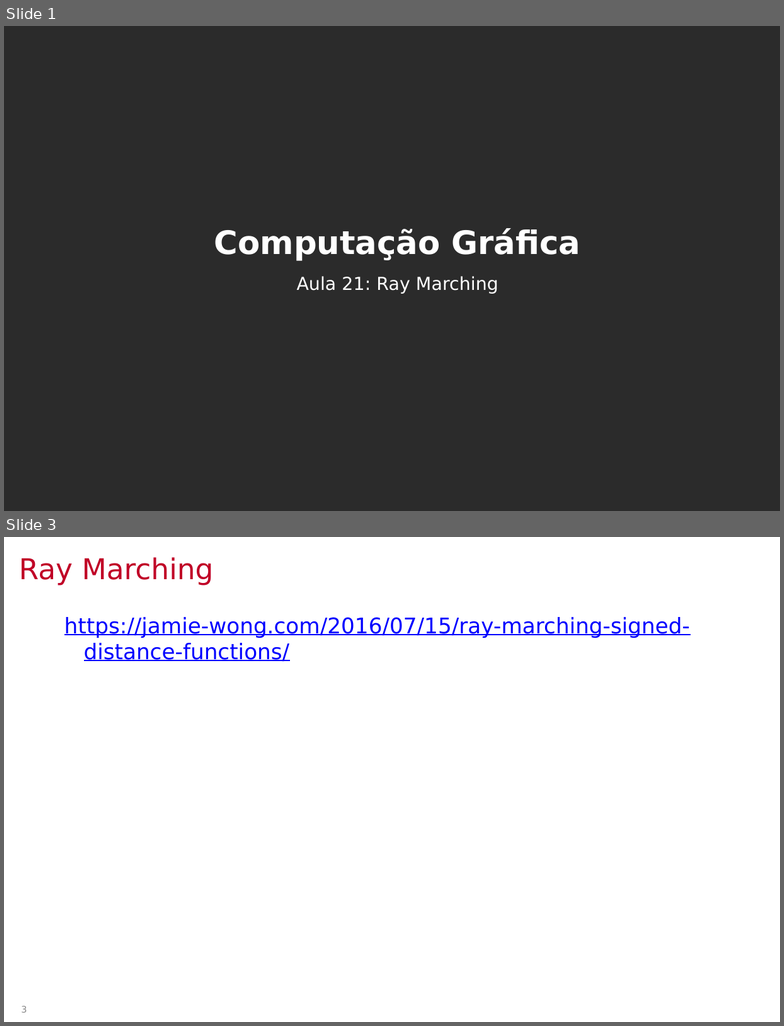
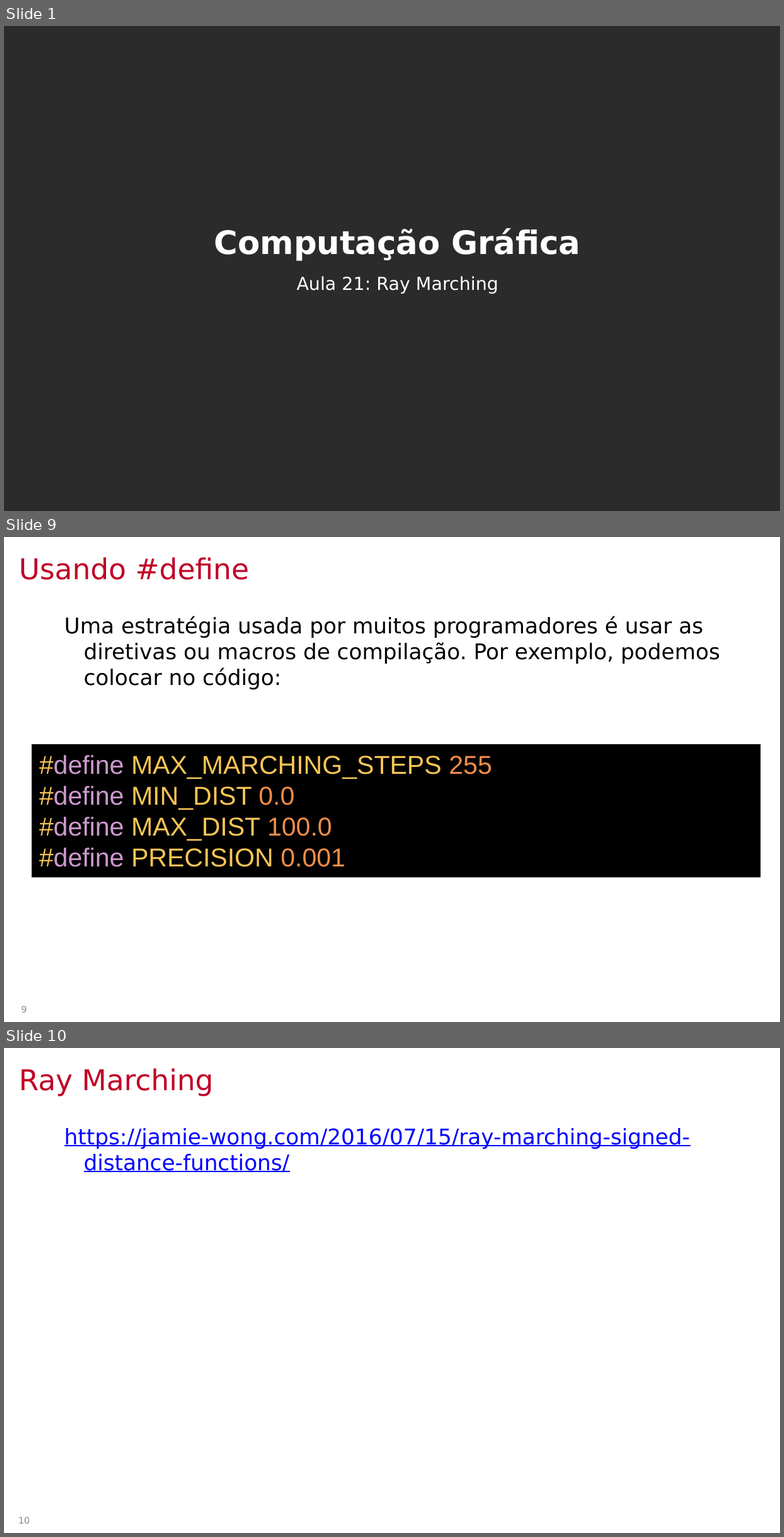
Before and after one commit to lpsoares/ComputacaoGrafica, a slide deck: aulas/22-ray_marching/aula21_ray_marching.pptx. Shown one above the other, each under a label of ours: slides 1 and 3 before the commit, slides 1, 9 and 10 after it; the slides between them are not shown. The pictures are 784x1026 and 784x1537 pixels, drawn with LibreOffice and Linux fonts; fonts in the diff are those of the drawing; background and template pictures are left out; a plain dark background stands for a picture behind light text. Boxes give left, top, right and bottom in pixels: in the first picture for what was removed or moved away, otherwise in the second. Text is boxed around its words. In the diff, an @@ line names an element or a change of style, - is before the commit and + after.

```diff
--- a/aulas/22-ray_marching/aula21_ray_marching.pptx
+++ b/aulas/22-ray_marching/aula21_ray_marching.pptx
@@ slide 9 added at box(4, 537, 780, 1022), background #FFFFFF @@
@@ title added at box(19, 557, 249, 580), 26.7 pt, text #C00026 @@
+Usando #define
@@ text added at box(64, 616, 720, 689), 20 pt, text #000000 @@
+Uma estratégia usada por muitos programadores é usar as diretivas ou macros de compilação. Por exemplo, podemos colocar no código:
@@ rectangle added at box(32, 744, 761, 878), fill #000000, 24 pt, text #F8C555 @@
+#define MAX_MARCHING_STEPS 255
+#define MIN_DIST 0.0
+#define MAX_DIST 100.0
+#define PRECISION 0.001
@@ page number added at box(21, 1006, 27, 1013), 8.3 pt, text #888888 @@
+9
@@ what was slide 3 is now slide 10 @@
@@ page number at box(18, 1517, 30, 1524): text changed @@
-3
+10
```
Also in this commit, not shown: 1 slide changed, 6 other slides added, 1 slide removed, 6 other files.
